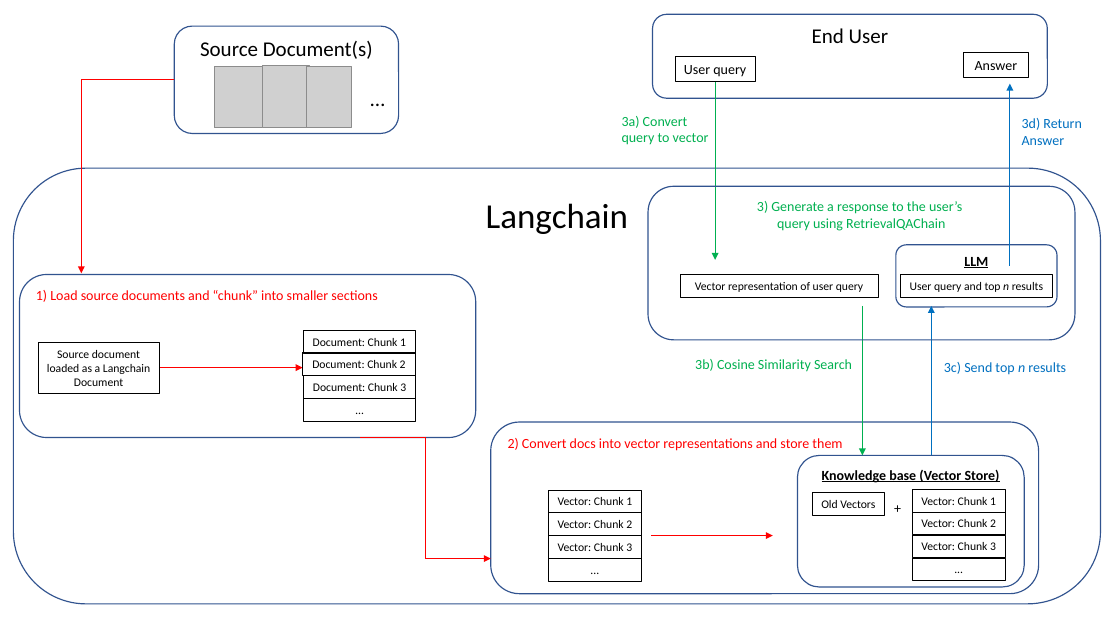
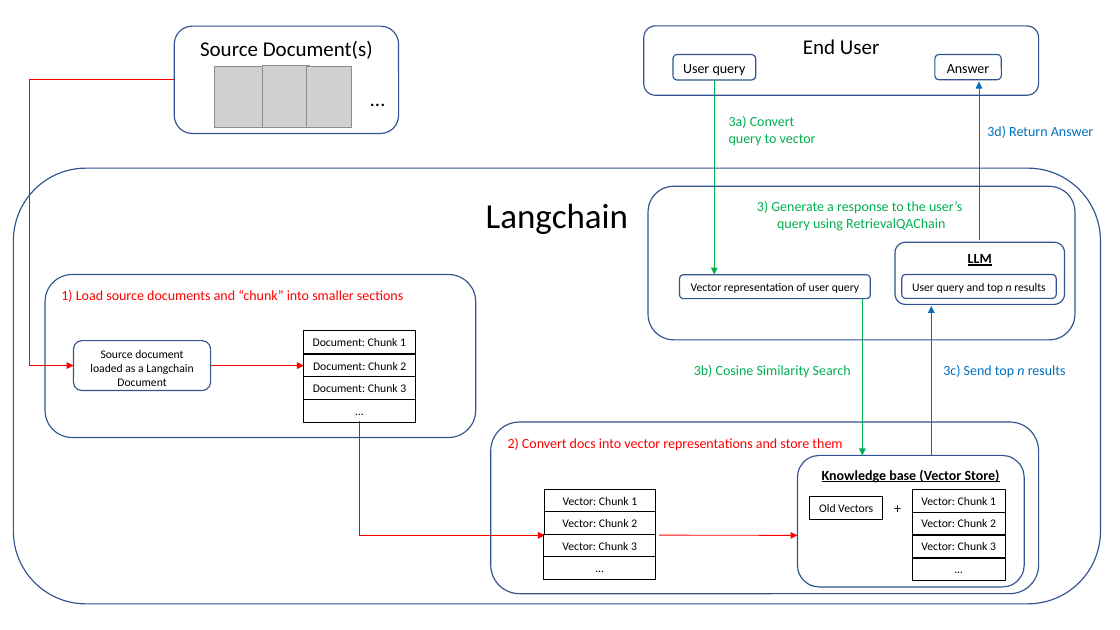
Before and after one commit to pmcristea/cisco_qa_tool, a slide deck: slide 1 of slides/flowchart_shared.pptx. Drawn at 1120x630 pixels with LibreOffice and Linux fonts; fonts in the diff are those of the drawing; grey boxes stand for pictures. Boxes give left, top, right and bottom in pixels: in the first picture for what was removed or moved away, otherwise in the second. Text is boxed around its words. In the diff, an @@ line names an element or a change of style, - is before the commit and + after.

```diff
--- a/slides/flowchart_shared.pptx
+++ b/slides/flowchart_shared.pptx
@@ rounded rectangle "End User": place and size @@
-rounded rectangle "End User" at [653,14,1048,98]
+rounded rectangle "End User" at [644,26,1038,96]
@@ rounded rectangle "Answer": place and size @@
-rounded rectangle "Answer" at [964,52,1029,77]
+rounded rectangle "Answer" at [935,55,1002,80]
@@ elbow arrow moved from (174, 80) - (82, 273) to (174, 80) - (29, 365) @@
@@ elbow arrow (174, 80) - (29, 365): elbow arrow to elbow line @@
@@ arrow moved from (715, 82) - (715, 260) to (714, 80) - (714, 275) @@
@@ arrow moved from (1010, 266) - (1010, 84) to (979, 240) - (979, 82) @@
@@ text "3a) Convert query to vector": place and size @@
-text "3a) Convert query to vector" at [622,116,709,145]
+text "3a) Convert query to vector" at [729,116,816,146]
@@ text "3d) Return Answer" rewrapped from [1022,118,1081,145] to [987,126,1094,138] @@
@@ rounded rectangle "LLM": place and size @@
-rounded rectangle "LLM" at [897,245,1058,307]
+rounded rectangle "LLM" at [896,242,1065,304]
@@ rounded rectangle "1) Load source documents and ...": place and size @@
-rounded rectangle "1) Load source documents and ..." at [19,275,476,438]
+rounded rectangle "1) Load source documents and ..." at [45,275,476,438]
@@ rounded rectangle "Vector representation of user query": place and size @@
-rounded rectangle "Vector representation of user query" at [681,275,879,297]
+rounded rectangle "Vector representation of user query" at [680,275,870,298]
@@ arrow moved from (863, 306) - (863, 455) to (863, 298) - (863, 455) @@
@@ rounded rectangle "User query and top n ...": place and size @@
-rounded rectangle "User query and top n ..." at [902,275,1053,297]
+rounded rectangle "User query and top n ..." at [902,275,1057,298]
@@ rectangle to rounded rectangle; outline #000000 0.75 pt to #31538F 1 pt in 5 elements at [902,275,1057,298], [673,55,756,80], [680,275,870,298], [935,55,1002,80], [73,341,210,391] @@
@@ rounded rectangle "Source document loaded as a ...": place and size @@
-rounded rectangle "Source document loaded as a ..." at [38,342,159,393]
+rounded rectangle "Source document loaded as a ..." at [73,341,210,391]
@@ text "3b) Cosine Similarity Search": place and size @@
-text "3b) Cosine Similarity Search" at [695,359,852,372]
+text "3b) Cosine Similarity Search" at [694,365,851,378]
@@ arrow added from (29, 365) to (73, 365), #FF0000 0.75 pt @@
@@ arrow moved from (159, 368) - (302, 368) to (211, 365) - (304, 365) @@
@@ elbow arrow moved from (360, 438) - (491, 559) to (360, 421) - (544, 535) @@
@@ rectangle "Vector: Chunk 1": place and size @@
-rectangle "Vector: Chunk 1" at [549,490,642,513]
+rectangle "Vector: Chunk 1" at [544,489,656,512]
@@ rectangle "Old Vectors": place and size @@
-rectangle "Old Vectors" at [812,493,885,516]
+rectangle "Old Vectors" at [810,497,882,519]
@@ rectangle "Vector: Chunk 2": place and size @@
-rectangle "Vector: Chunk 2" at [549,513,642,535]
+rectangle "Vector: Chunk 2" at [544,512,656,534]
@@ rectangle "Vector: Chunk 3": place and size @@
-rectangle "Vector: Chunk 3" at [549,536,642,559]
+rectangle "Vector: Chunk 3" at [544,534,655,557]
@@ arrow moved from (651, 536) - (773, 536) to (660, 535) - (797, 535) @@
@@ text in rectangle at [544,557,655,580]: text changed @@
-...
+…
@@ rectangle "…": place and size @@
-rectangle "…" at [549,559,642,581]
+rectangle "…" at [544,557,655,580]
```
Also in this commit, not shown: 2 other slides changed, 17 other files.
